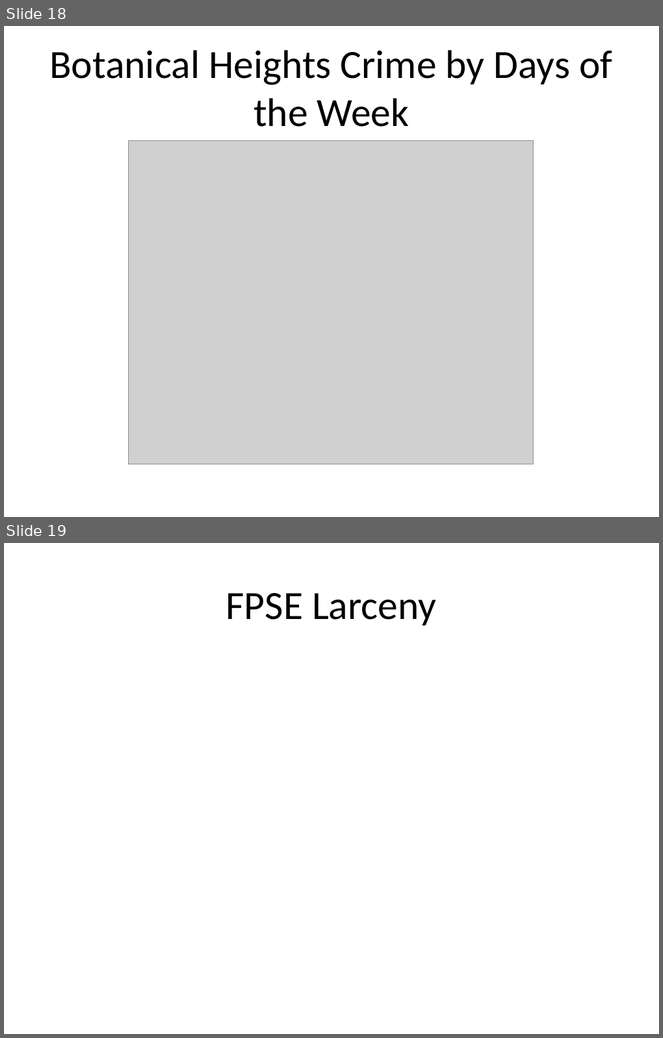
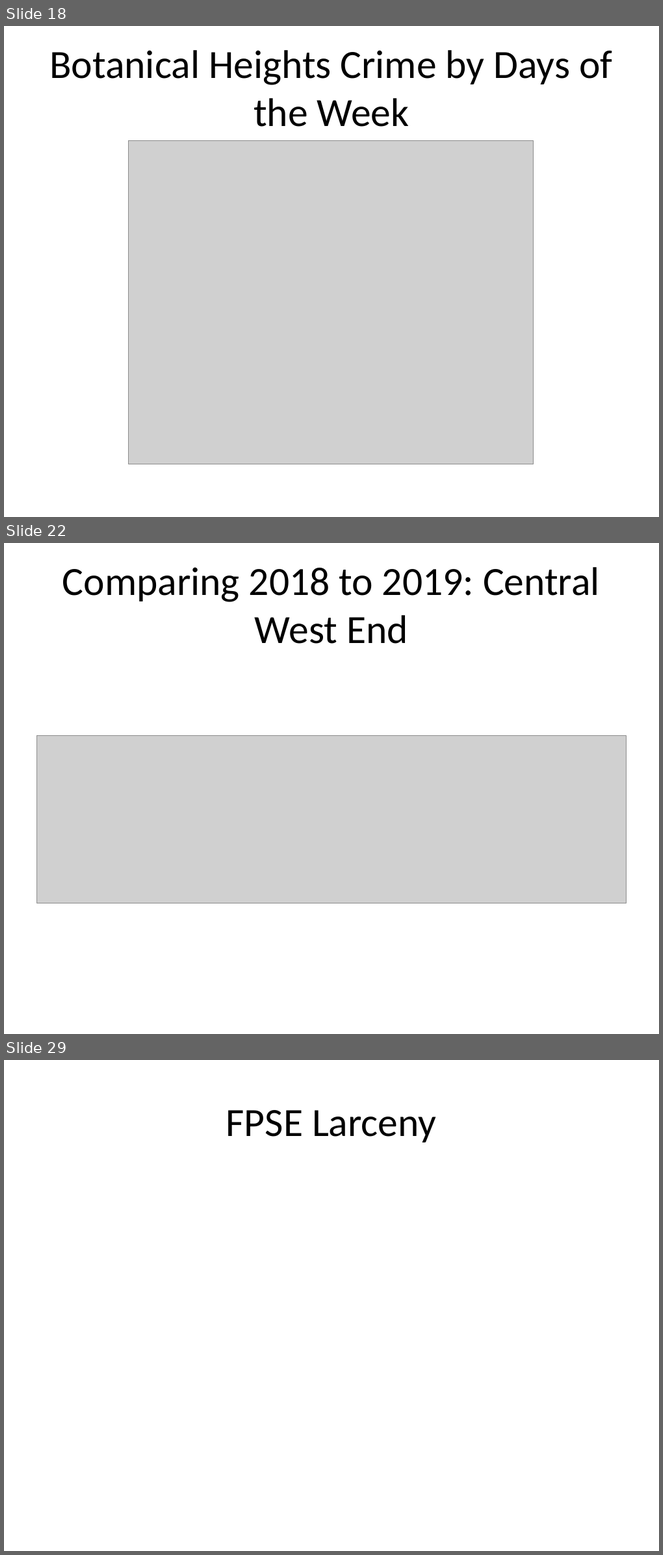
Before and after one commit to wumcrc/r-crime-mapping, a slide deck: src/notebooks/fpse-presentation.pptx. Shown one above the other, each under a label of ours: slides 18 and 19 before the commit, slides 18, 22 and 29 after it; the slides between them are not shown. The pictures are 663x1038 and 663x1555 pixels, drawn with LibreOffice and Linux fonts; fonts in the diff are those of the drawing; grey boxes stand for pictures. Boxes give left, top, right and bottom in pixels: in the first picture for what was removed or moved away, otherwise in the second. Text is boxed around its words. In the diff, an @@ line names an element or a change of style, - is before the commit and + after.

```diff
--- a/src/notebooks/fpse-presentation.pptx
+++ b/src/notebooks/fpse-presentation.pptx
@@ slide 22 added at [4, 543, 659, 1034], background #FFFFFF @@
@@ title added at [62, 567, 600, 644], 44 pt, text #000000 @@
+Comparing 2018 to 2019: Central West End
@@ picture added at [36, 735, 627, 903] @@
@@ what was slide 19 is now slide 29 @@
```
Also in this commit, not shown: 1 slide changed, 9 other slides added, 29 other files.
